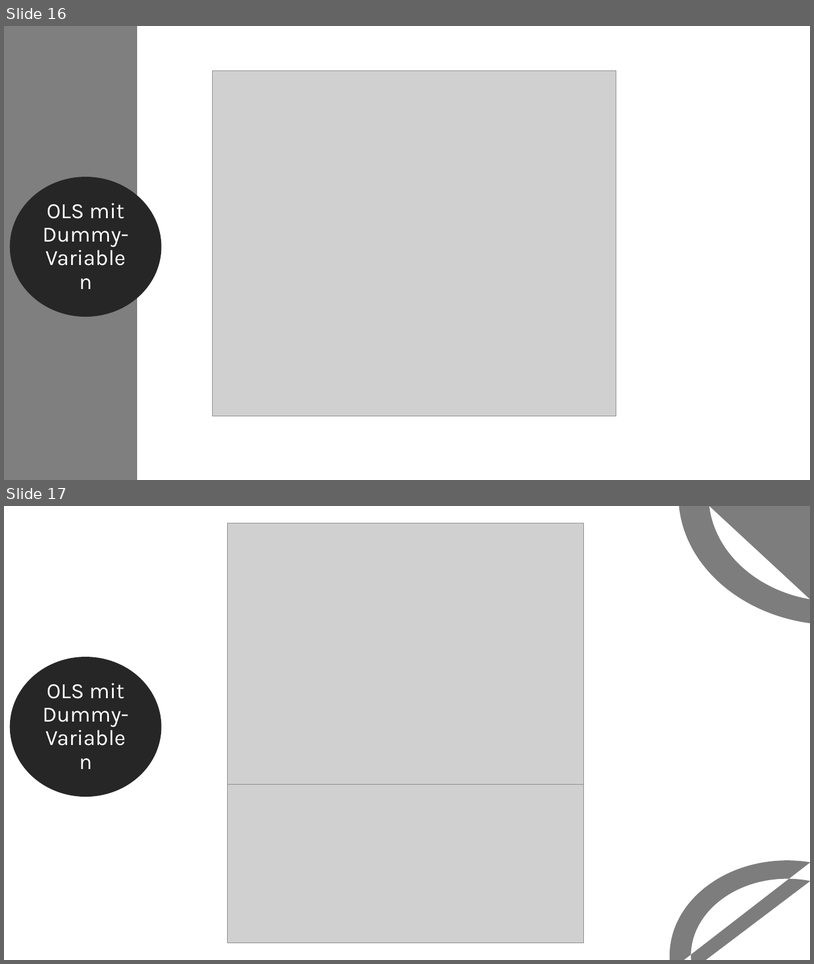
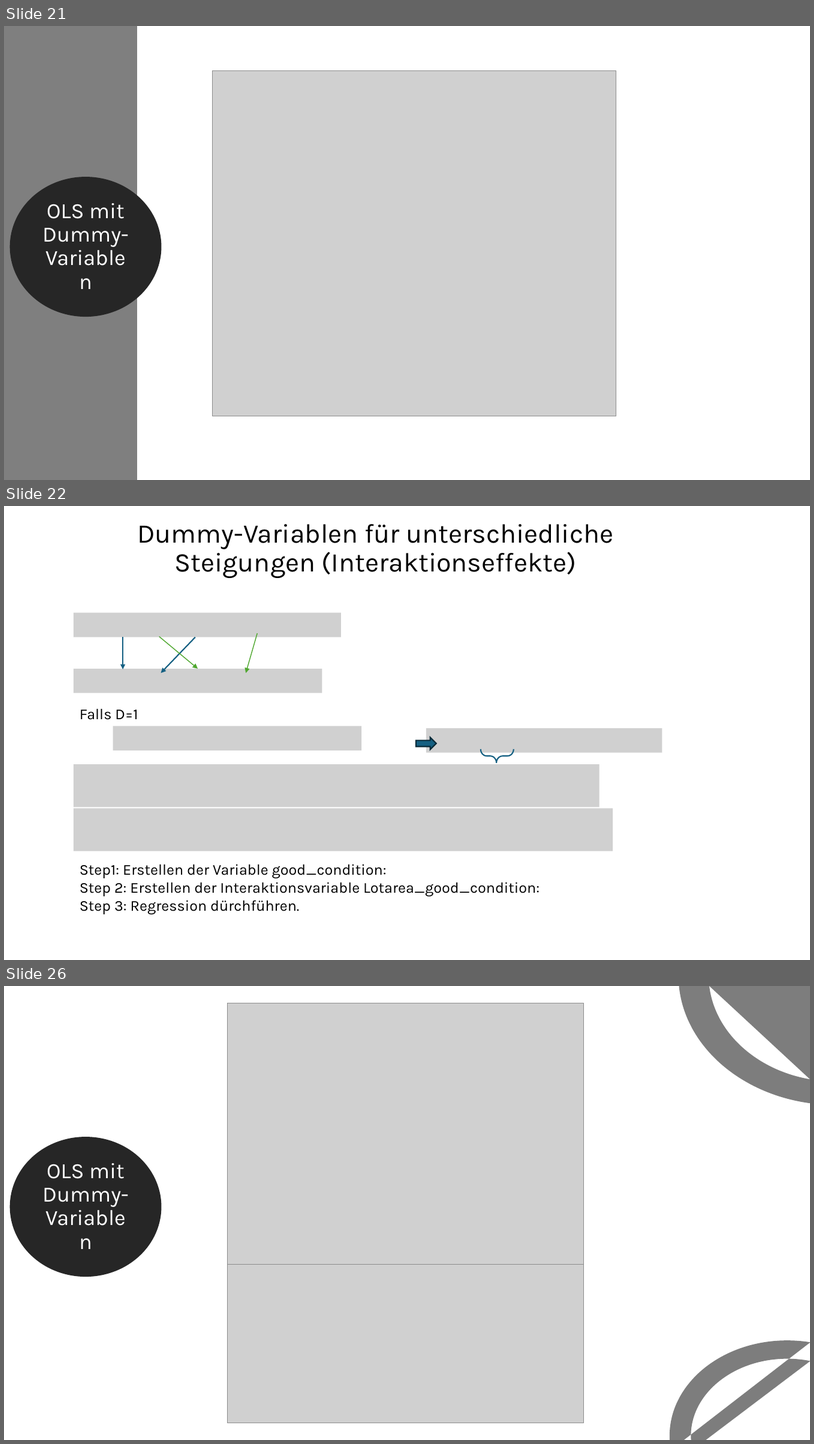
Before and after one commit to ApeXLgross/Stats2_project_PP, a slide deck: Statistk2.pptx. Shown one above the other, each under a label of ours: slides 16 and 17 before the commit, slides 21, 22 and 26 after it; the slides between them are not shown. The pictures are 814x964 and 814x1444 pixels, drawn with LibreOffice and Linux fonts; fonts in the diff are those of the drawing; grey boxes stand for pictures. Boxes give left, top, right and bottom in pixels: in the first picture for what was removed or moved away, otherwise in the second. Text is boxed around its words. In the diff, an @@ line names an element or a change of style, - is before the commit and + after.

```diff
--- a/Statistk2.pptx
+++ b/Statistk2.pptx
@@ slide 22 added at [4,506,810,960], background #FFFFFF @@
@@ title added at [137,524,614,578], 32 pt, text #000000 @@
+Dummy-Variablen für unterschiedliche Steigungen (Interaktionseffekte)
@@ picture added at [74,612,341,637] @@
@@ arrow added from (123, 637) to (123, 669), #156082 1.5 pt @@
@@ arrow added from (159, 637) to (198, 669), #4EA72E 1 pt @@
@@ arrow added from (195, 637) to (161, 673), #156082 1.5 pt @@
@@ arrow added from (257, 633) to (246, 673), #4EA72E 1 pt @@
@@ picture added at [74,669,322,693] @@
@@ text added at [80,708,138,720], 18 pt, text #000000 @@
+Falls D=1
@@ picture added at [113,726,362,750] @@
@@ right arrow added at [416,737,437,749], fill #156082, outline #092A39 1.5 pt @@
@@ picture added at [426,728,662,752] @@
@@ right brace added at [482,749,515,763], outline #156082 1.5 pt @@
@@ picture added at [74,765,600,807] @@
@@ picture added at [74,808,613,851] @@
@@ text added at [80,864,540,915], 18 pt, text #000000 @@
+Step1: Erstellen der Variable good_condition:
+Step 2: Erstellen der Interaktionsvariable Lotarea_good_condition:
+Step 3: Regression dürchführen.
@@ what was slide 16 is now slide 21 @@
@@ what was slide 17 is now slide 26 @@
```
Also in this commit, not shown: 6 slides changed, 12 other slides added, 3 slides removed.
